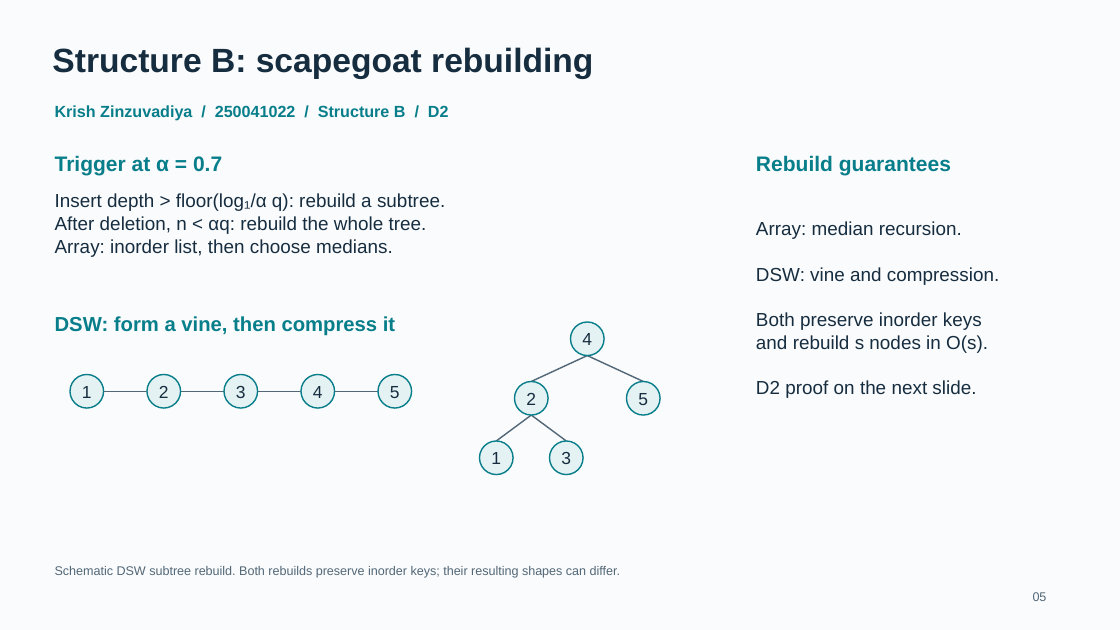
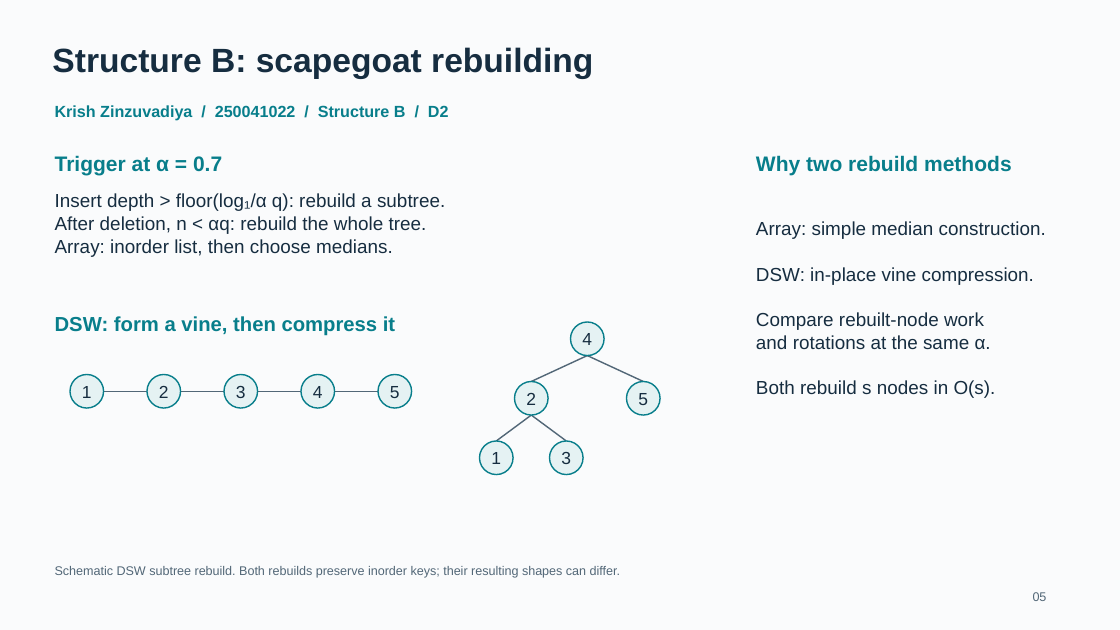
Before and after one commit to MayankMoyal/DSA-Project, a slide deck: slide 5 of docs/slides/slides.pptx. Drawn at 1120x630 pixels with LibreOffice and Linux fonts; fonts in the diff are those of the drawing. Boxes give left, top, right and bottom in pixels: in the first picture for what was removed or moved away, otherwise in the second. Text is boxed around its words. In the diff, an @@ line names an element or a change of style, - is before the commit and + after.

```diff
--- a/docs/slides/slides.pptx
+++ b/docs/slides/slides.pptx
@@ text at (x1=756, y1=155, x2=1012, y2=175): text changed @@
-Rebuild guarantees
+Why two rebuild methods
@@ text at (x1=756, y1=221, x2=1046, y2=398): text changed @@
-Array: median recursion.
-DSW: vine and compression.
-Both preserve inorder keys
-and rebuild s nodes in O(s).
-D2 proof on the next slide.
+Array: simple median construction.
+DSW: in-place vine compression.
+Compare rebuilt-node work
+and rotations at the same α.
+Both rebuild s nodes in O(s).
```
Also in this commit, not shown: 5 other slides changed, 2 slides added, 2 slides removed, 4 other files.
